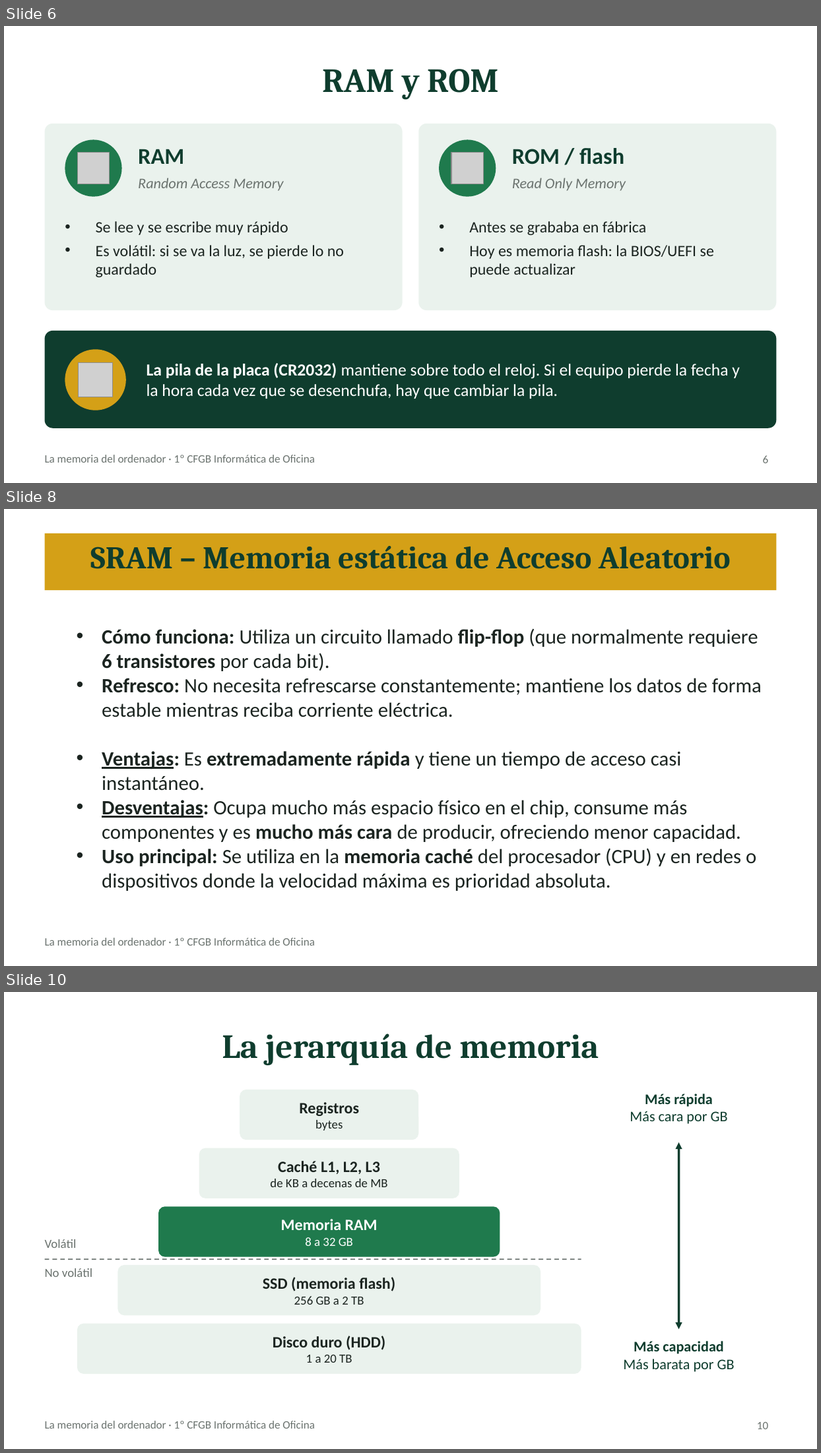
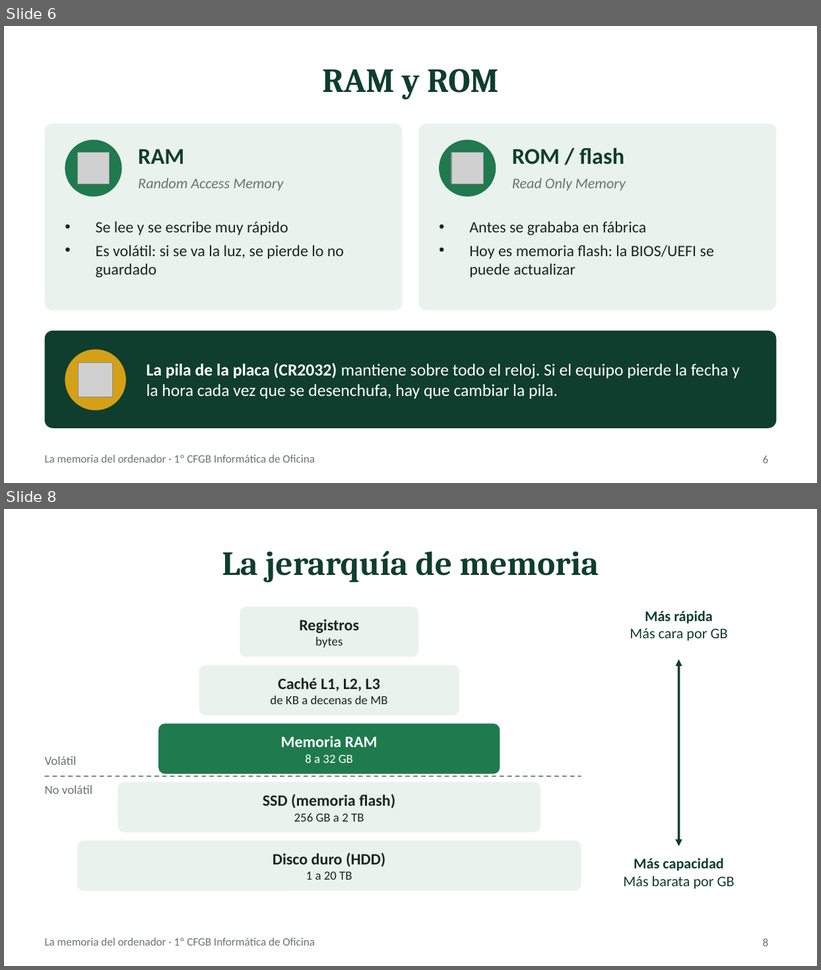
Before and after one commit to fpriesan-web/fpriesan-web.github.io, a slide deck: apuntes/1cfgb-montaje-mantenimiento/tema-3/la-memoria/La_memoria_del_ordenador.pptx. Shown one above the other, each under a label of ours: slides 6, 8 and 10 before the commit, slides 6 and 8 after it; the slides between them are not shown. The pictures are 821x1453 and 821x970 pixels, drawn with LibreOffice and Linux fonts; fonts in the diff are those of the drawing; grey boxes stand for pictures. Boxes give left, top, right and bottom in pixels: in the first picture for what was removed or moved away, otherwise in the second. Text is boxed around its words. In the diff, an @@ line names an element or a change of style, - is before the commit and + after.

```diff
--- a/apuntes/1cfgb-montaje-mantenimiento/tema-3/la-memoria/La_memoria_del_ordenador.pptx
+++ b/apuntes/1cfgb-montaje-mantenimiento/tema-3/la-memoria/La_memoria_del_ordenador.pptx
@@ slide 8 removed at bbox=[4, 509, 817, 966], background #FFFFFF; not listed: 1 template element that a slide beside it also shows @@
@@ title removed at bbox=[45, 533, 776, 590] @@
-SRAM – Memoria estática de Acceso Aleatorio
@@ text removed at bbox=[102, 628, 762, 891] @@
-• Cómo funciona: Utiliza un circuito llamado flip-flop (que normalmente requiere 6 transistores por cada bit).
-• Refresco: No necesita refrescarse constantemente; mantiene los datos de forma estable mientras reciba corriente eléctrica.
-• Ventajas: Es extremadamente rápida y tiene un tiempo de acceso casi instantáneo.
-• Desventajas: Ocupa mucho más espacio físico en el chip, consume más componentes y es mucho más cara de producir, ofreciendo menor capacidad.
-• Uso principal: Se utiliza en la memoria caché del procesador (CPU) y en redes o dispositivos donde la velocidad máxima es prioridad absoluta.
@@ what was slide 10 is now slide 8 @@
@@ page number at bbox=[763, 939, 769, 947]: text changed @@
-10
+8
```
Also in this commit, not shown: 11 slides changed, 5 slides added, 12 other slides removed, 1 other file.
